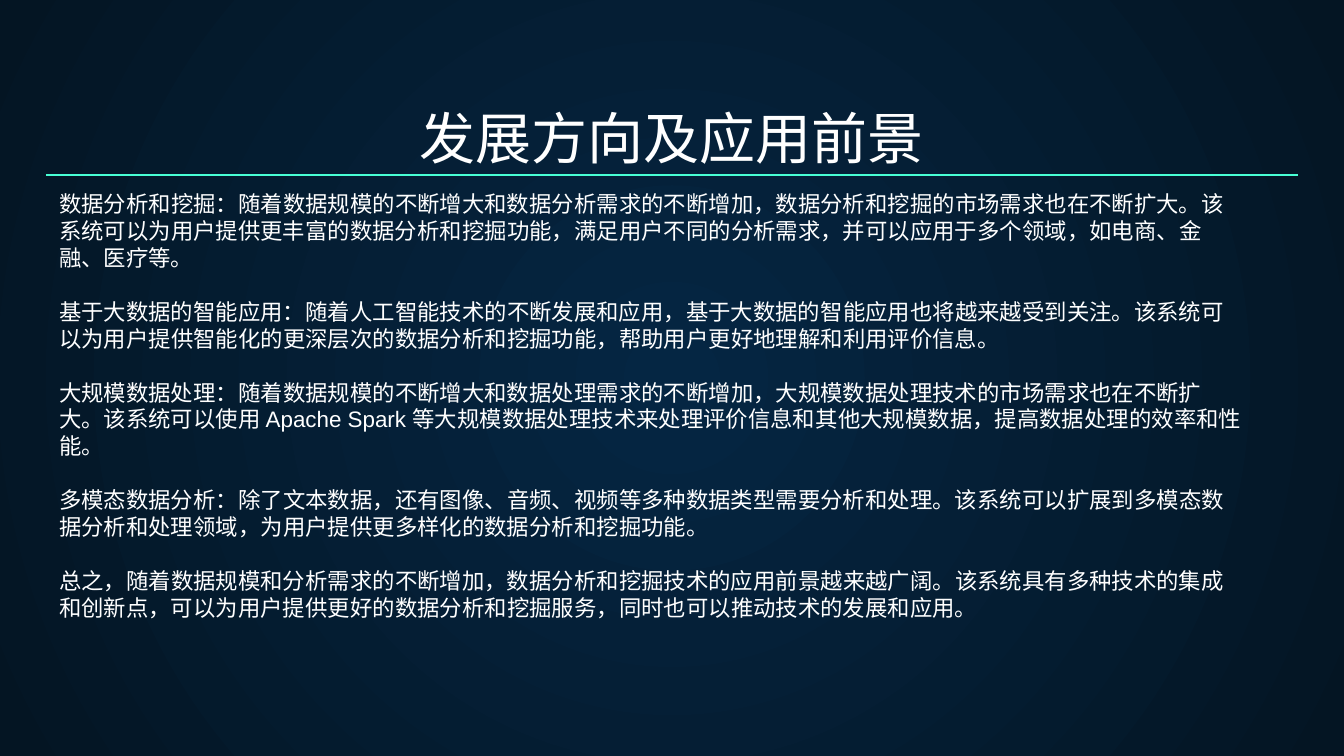
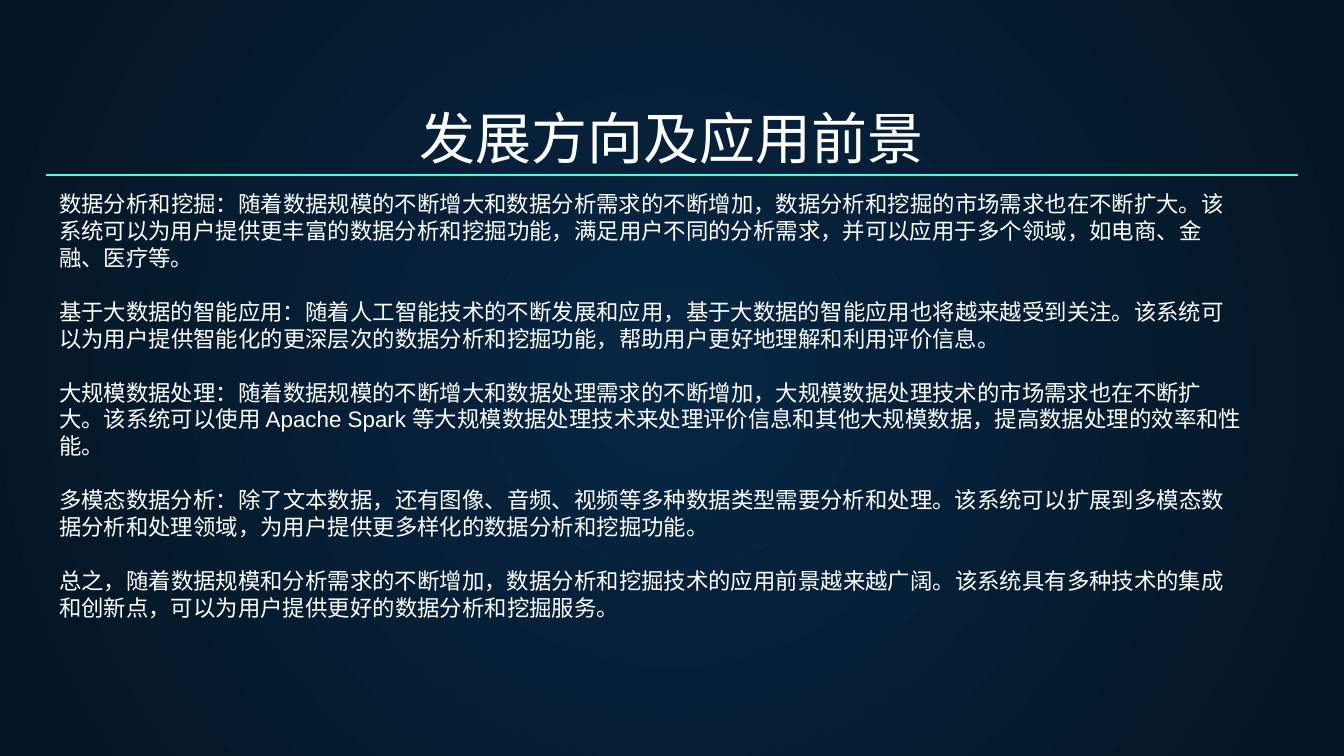
Before and after one commit to zm1060/FinalProject, a slide deck: slide 17 of 过程资料/开题答辩-B网络191-03-左明.pptx (slide 16 before the commit). Drawn at 1344x756 pixels with LibreOffice and Linux fonts; fonts in the diff are those of the drawing. Boxes give left, top, right and bottom in pixels: in the first picture for what was removed or moved away, otherwise in the second. Text is boxed around its words. In the diff, an @@ line names an element or a change of style, - is before the commit and + after.

```diff
--- a/过程资料/开题答辩-B网络191-03-左明.pptx
+++ b/过程资料/开题答辩-B网络191-03-左明.pptx
@@ text at box(59, 570, 1224, 619): text changed @@
-总之，随着数据规模和分析需求的不断增加，数据分析和挖掘技术的应用前景越来越广阔。该系统具有多种技术的集成和创新点，可以为用户提供更好的数据分析和挖掘服务，同时也可以推动技术的发展和应用。
+总之，随着数据规模和分析需求的不断增加，数据分析和挖掘技术的应用前景越来越广阔。该系统具有多种技术的集成和创新点，可以为用户提供更好的数据分析和挖掘服务。
```
Also in this commit, not shown: 8 other slides changed, 1 slide added, 4 other files.
